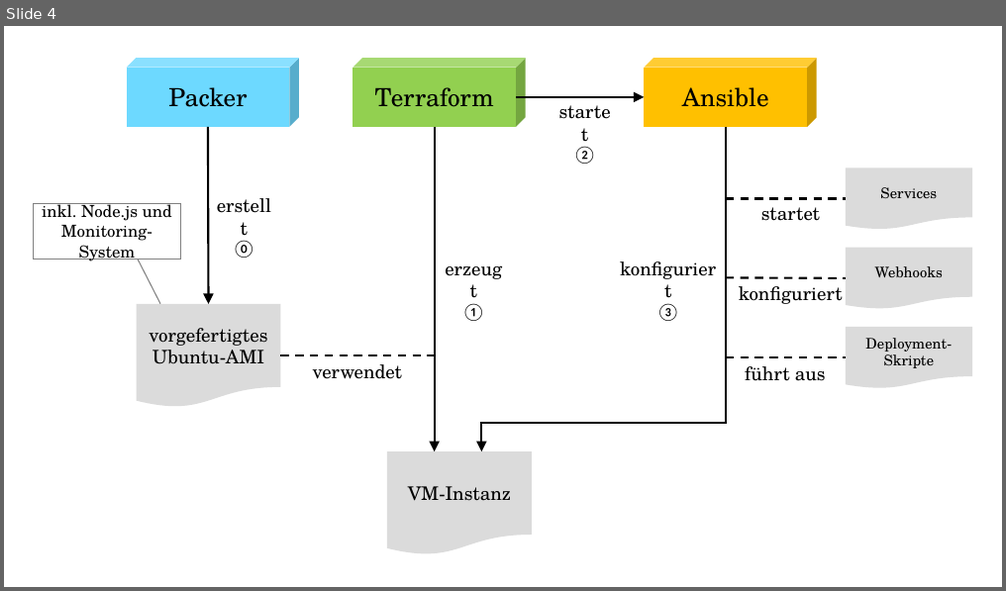
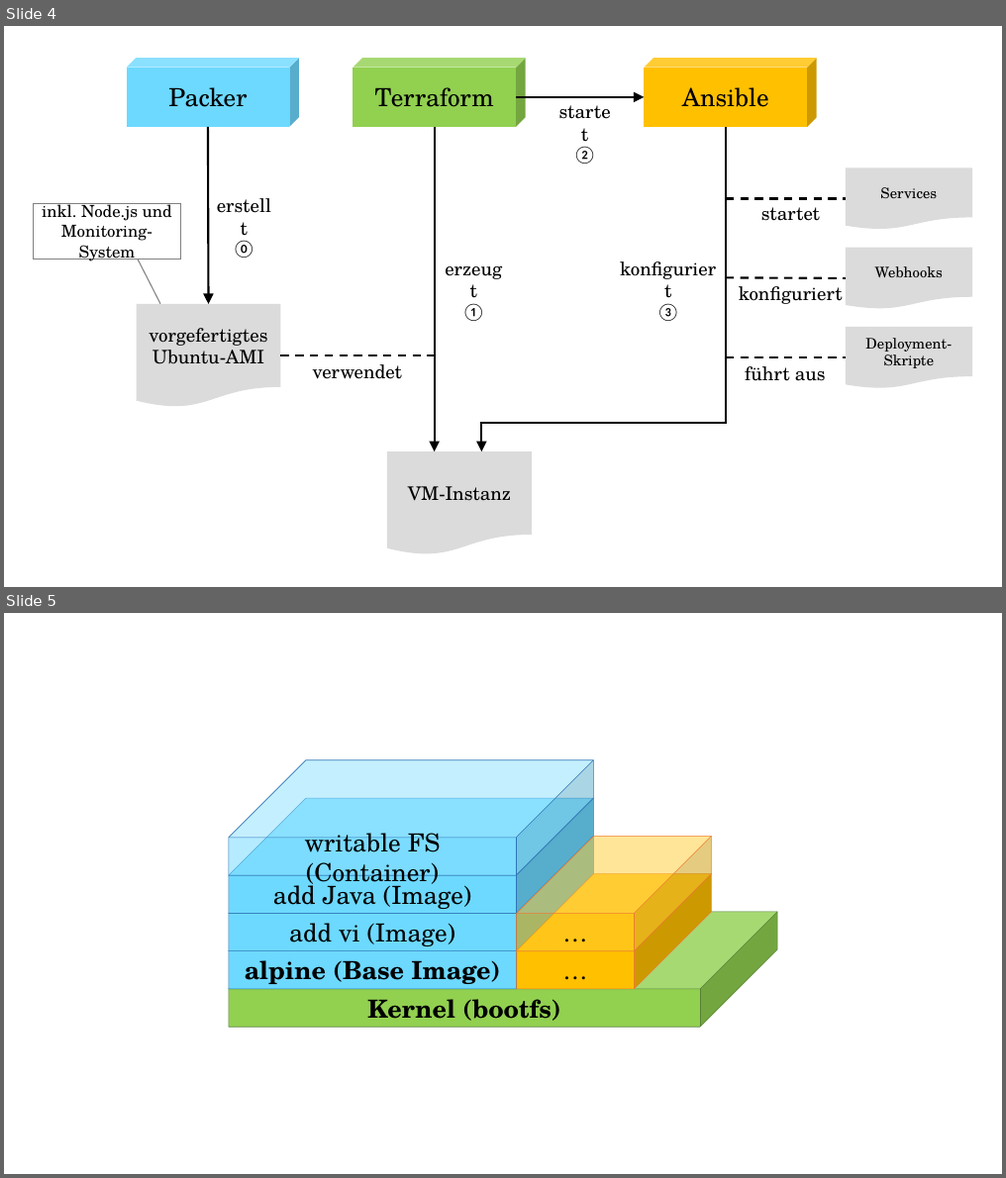
Before and after one commit to bemayr/sebsc-ba, a slide deck: images/graphics.pptx. Shown one above the other, each under a label of ours: slide 4 before the commit, slides 4 and 5 after it. The pictures are 1006x591 and 1006x1178 pixels, drawn with LibreOffice and Linux fonts; fonts in the diff are those of the drawing. Boxes give left, top, right and bottom in pixels: in the first picture for what was removed or moved away, otherwise in the second. Text is boxed around its words. In the diff, an @@ line names an element or a change of style, - is before the commit and + after.

```diff
--- a/images/graphics.pptx
+++ b/images/graphics.pptx
@@ slide 5 added at [4,613,1002,1174], background #FFFFFF @@
@@ group added at [229,761,777,1027]: 7 cubes @@
+Kernel (bootfs)
+alpine (Base Image)
+add vi (Image)
+add Java (Image)
+writable FS (Container)
+…
+…
```
Also in this commit, not shown: 1 other slide added, 7 other files.
